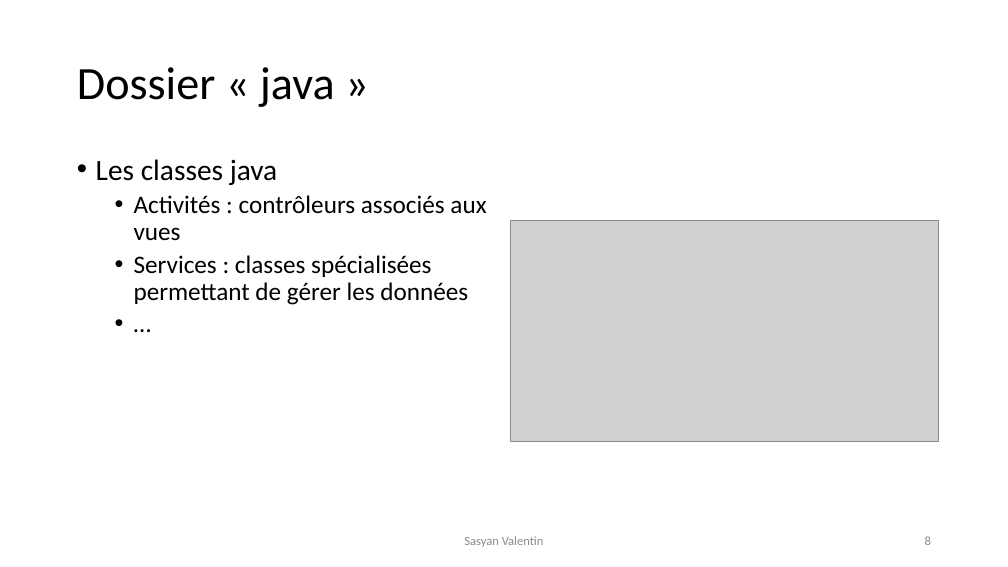
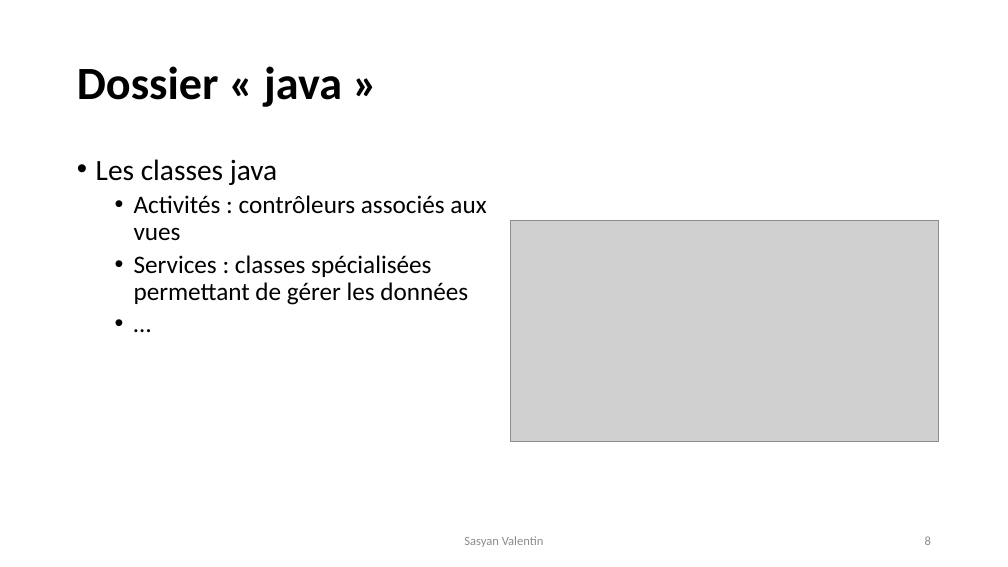
Before and after one commit to VSasyan/AndroidENSG, a slide deck: slide 8 of 0_ressources/presentation_android.pptx. Drawn at 1008x567 pixels with LibreOffice and Linux fonts; fonts in the diff are those of the drawing; grey boxes stand for pictures. Boxes give left, top, right and bottom in pixels: in the first picture for what was removed or moved away, otherwise in the second. Text is boxed around its words. In the diff, an @@ line names an element or a change of style, - is before the commit and + after.

Commit message:
présentation

```diff
--- a/0_ressources/presentation_android.pptx
+++ b/0_ressources/presentation_android.pptx
@@ title "Dossier « java »" at (x1=77, y1=66, x2=342, y2=107): bold on @@
```
Also in this commit, not shown: 1 other slide changed, 1 other file.
